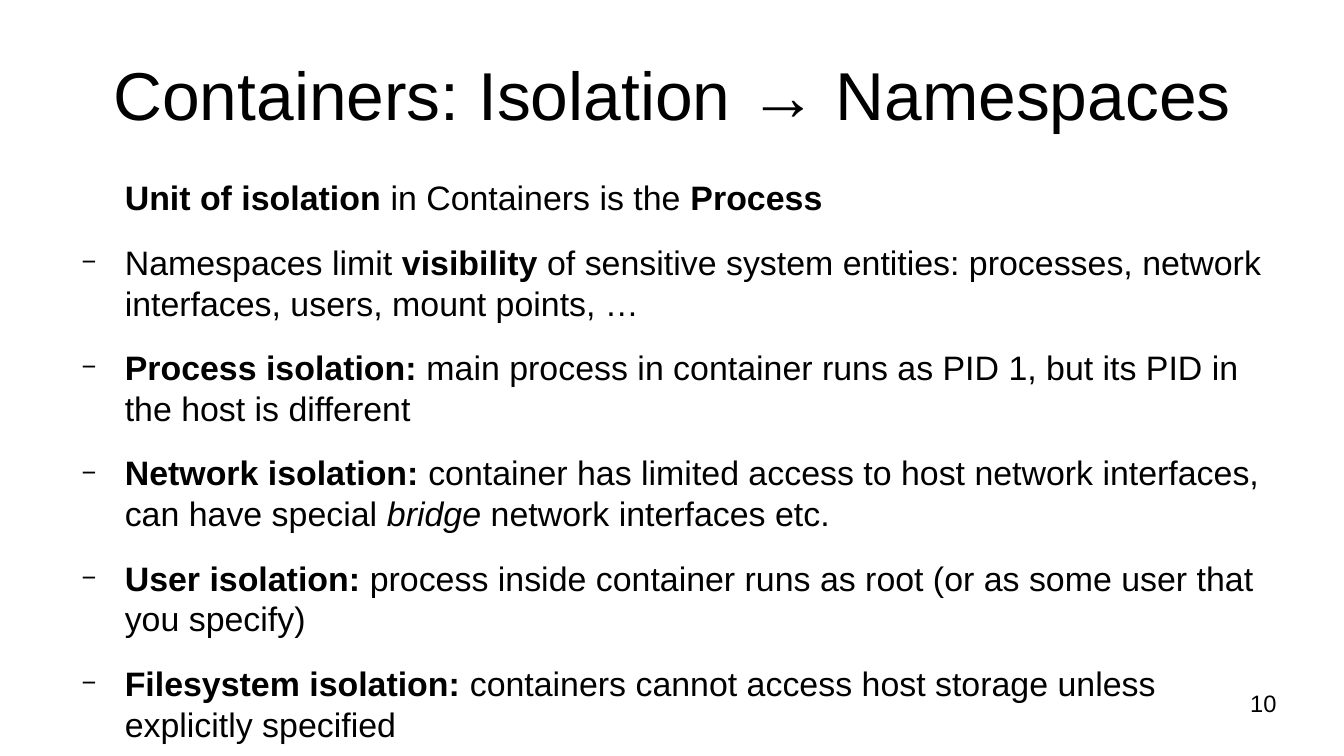
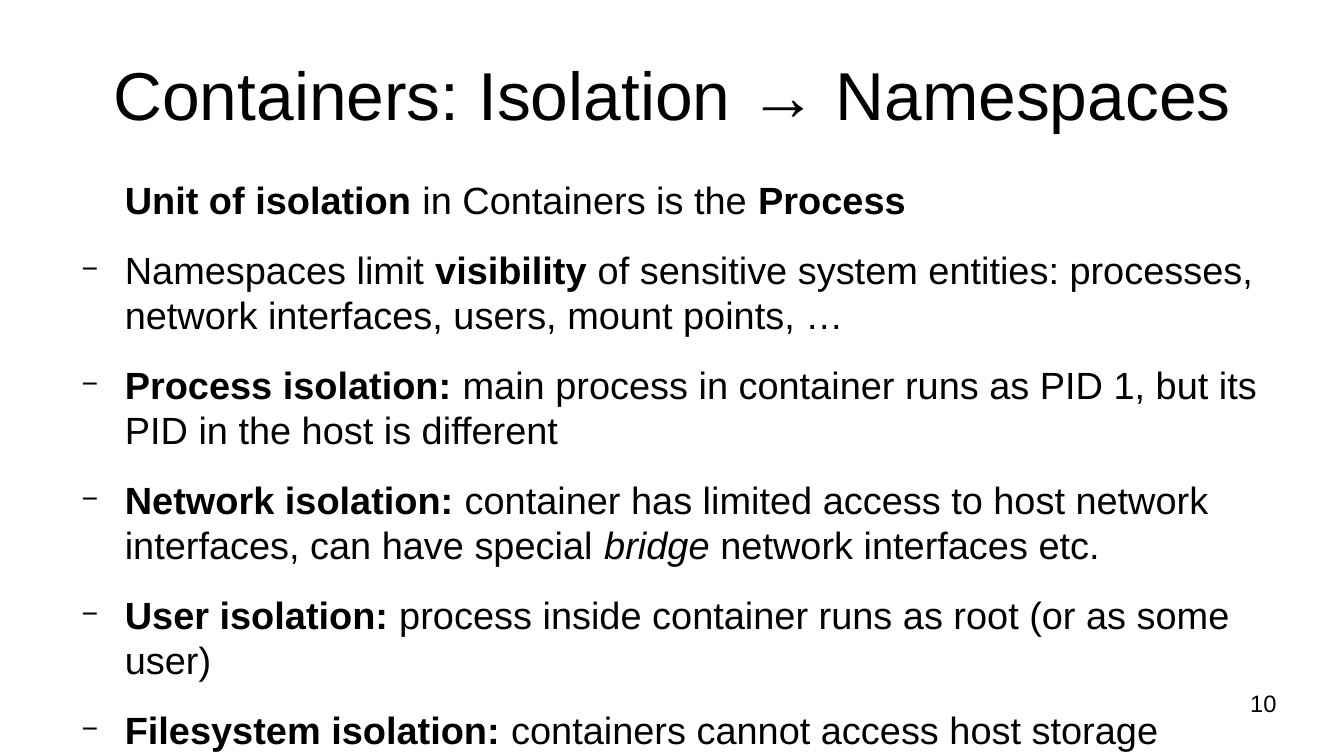
Before and after one commit to nvamelichev/hse-java-spring-2022, a slide deck: slide 10 of 7_containers/7_containers.odp. Drawn at 1344x756 pixels with LibreOffice and Linux fonts; fonts in the diff are those of the drawing. Boxes give left, top, right and bottom in pixels: in the first picture for what was removed or moved away, otherwise in the second. Text is boxed around its words. In the diff, an @@ line names an element or a change of style, - is before the commit and + after.

```diff
--- a/7_containers/7_containers.odp
+++ b/7_containers/7_containers.odp
@@ text at [125, 186, 1257, 751]: size 20 to 22.4 pt in "Unit of isolation in Containers is the ...", "Namespaces limit visibility of sensitive system entities: ...", "Process isolation: main process in container runs ...", "Network isolation: container has limited access to ..." and 1 more places @@
@@ text at [125, 601, 1230, 681]: text changed; size 20 to 22.4 pt @@
-− User isolation: process inside container runs as root (or as some user that you specify)
+− User isolation: process inside container runs as root (or as some user)
```
Also in this commit, not shown: 3 other slides changed, 1 slide removed, 1 other file.
